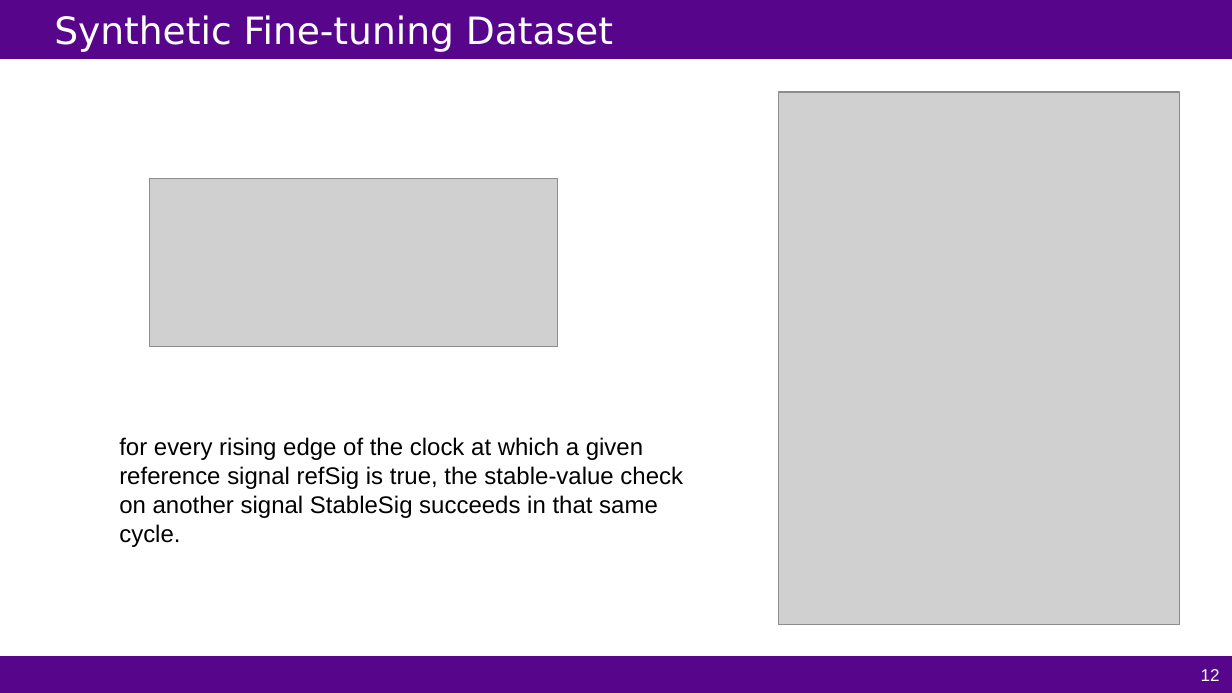
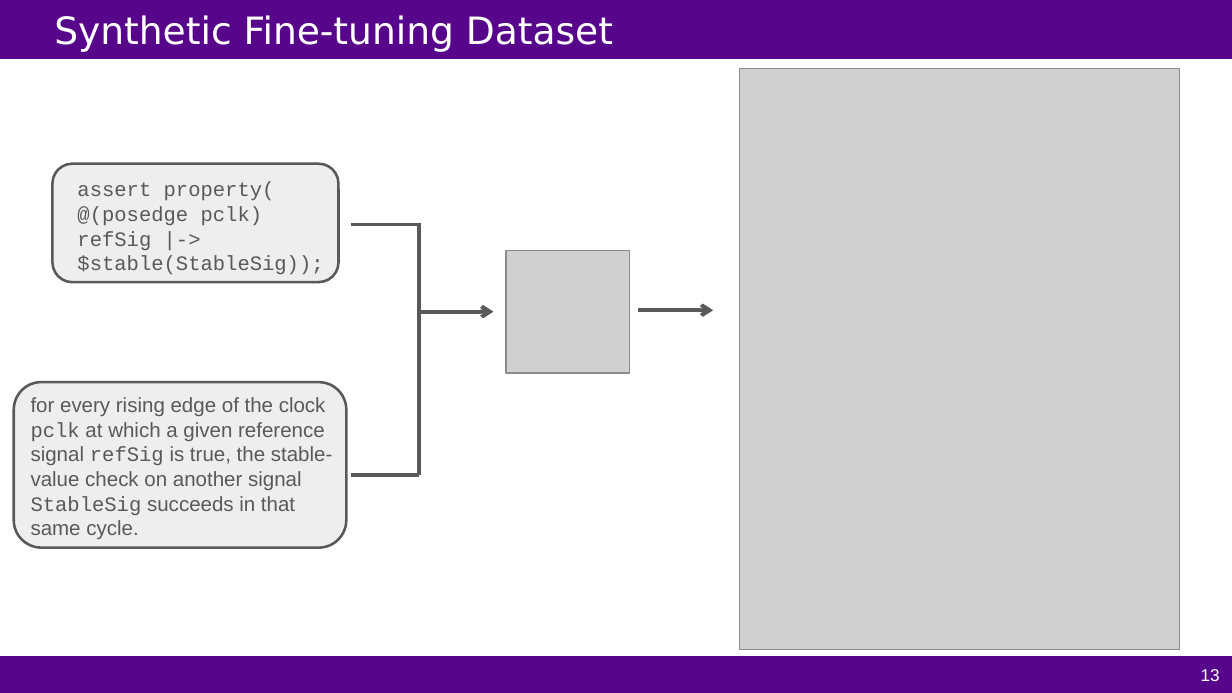
Before and after one commit to FCHXWH823/LLM4ChipDesign, a slide deck: slide 13 of slides/MLCAD25-Hybrid-NL2SVA.pptx (slide 12 before the commit). Drawn at 1232x693 pixels with LibreOffice and Linux fonts; fonts in the diff are those of the drawing; grey boxes stand for pictures. Boxes give left, top, right and bottom in pixels: in the first picture for what was removed or moved away, otherwise in the second. Text is boxed around its words. In the diff, an @@ line names an element or a change of style, - is before the commit and + after.

```diff
--- a/slides/MLCAD25-Hybrid-NL2SVA.pptx
+++ b/slides/MLCAD25-Hybrid-NL2SVA.pptx
@@ picture: place and size @@
-picture at bbox=[779, 92, 1180, 625]
+picture at bbox=[739, 69, 1179, 650]
@@ rounded rectangle added at bbox=[53, 164, 339, 282], fill #EEEEEE, outline #595959 1.5 pt @@
@@ picture removed at bbox=[149, 179, 558, 346] @@
@@ text added at bbox=[77, 182, 323, 274], 12 pt, text #595959 @@
+assert property(
+@(posedge pclk)
+refSig |-> $stable(StableSig));
@@ line added from (351, 224) to (419, 224), #595959 2.25 pt @@
@@ line added from (419, 223) to (419, 310), #595959 2.25 pt @@
@@ picture added at bbox=[506, 250, 630, 372] @@
@@ arrow added from (419, 312) to (494, 312), #595959 2.25 pt @@
@@ line added from (419, 310) to (419, 474), #595959 2.25 pt @@
@@ arrow added from (638, 310) to (713, 310), #595959 2.25 pt @@
@@ rounded rectangle added at bbox=[14, 382, 346, 547], fill #EEEEEE, outline #595959 1.5 pt @@
@@ text at bbox=[31, 397, 333, 539]: text changed; size 14 to 12 pt; text colour #000000 to #595959 @@
-for every rising edge of the clock at which a given reference signal refSig is true, the stable-value check
-on another signal StableSig succeeds in that same cycle.
+for every rising edge of the clock pclk at which a given reference signal refSig is true, the stable-value check on another signal StableSig succeeds in that same cycle.
@@ line added from (351, 474) to (419, 474), #595959 2.25 pt @@
@@ page number at bbox=[1201, 669, 1220, 681]: text changed @@
-12
+13
```
Also in this commit, not shown: 5 other slides changed, 3 slides added, 2 slides removed.
